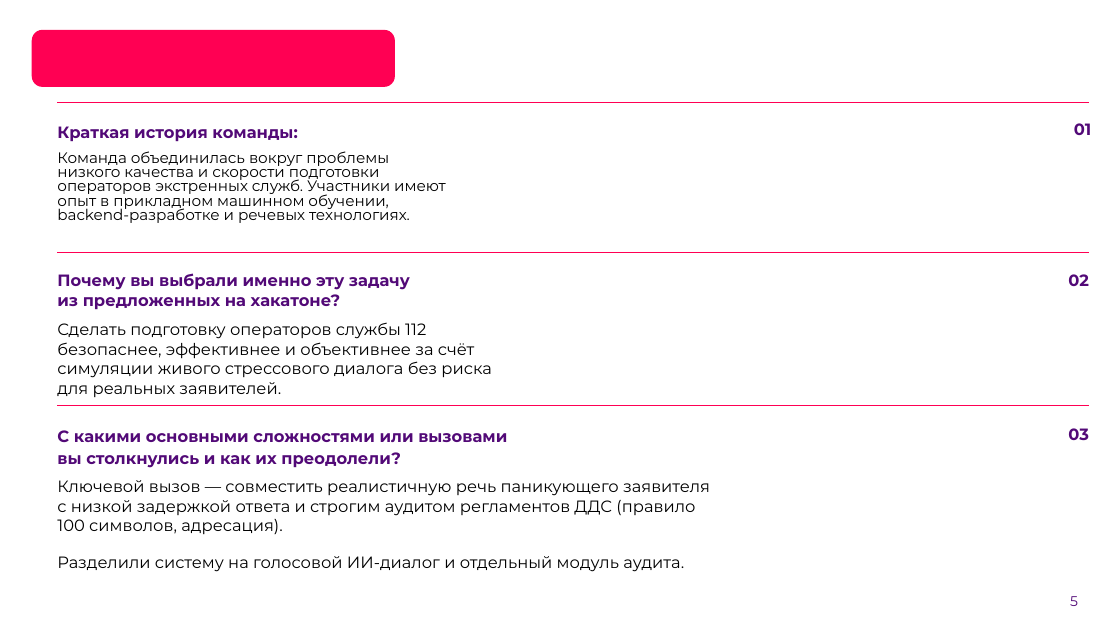
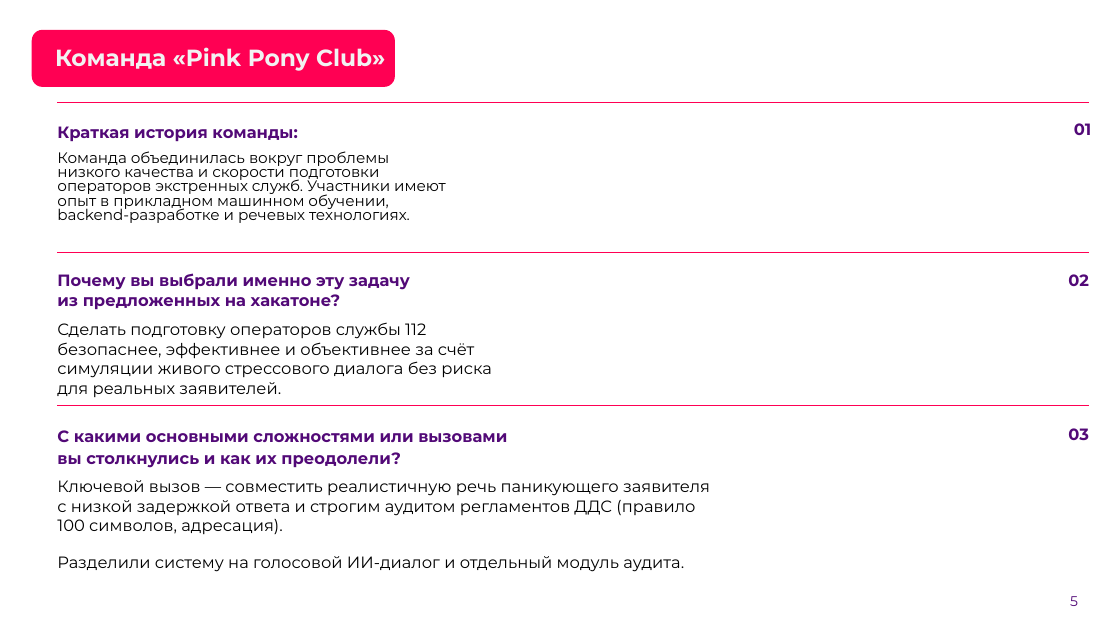
Before and after one commit to Everrain17/Simulator112-Pink-Pony-Club-Team-case-9, a slide deck: slide 5 of presentation/PinkPonyClubTeam-презентация.pptx. Drawn at 1120x630 pixels with LibreOffice and Linux fonts; fonts in the diff are those of the drawing; background and template pictures are left out. Boxes give left, top, right and bottom in pixels: in the first picture for what was removed or moved away, otherwise in the second. Text is boxed around its words. In the diff, an @@ line names an element or a change of style, - is before the commit and + after.

```diff
--- a/presentation/PinkPonyClubTeam-презентация.pptx
+++ b/presentation/PinkPonyClubTeam-презентация.pptx
@@ title added at [55,47,385,71], 20 pt, text #F2F2F2, bold @@
+Команда «Pink Pony Club»
```
Also in this commit, not shown: 2 other slides changed.
